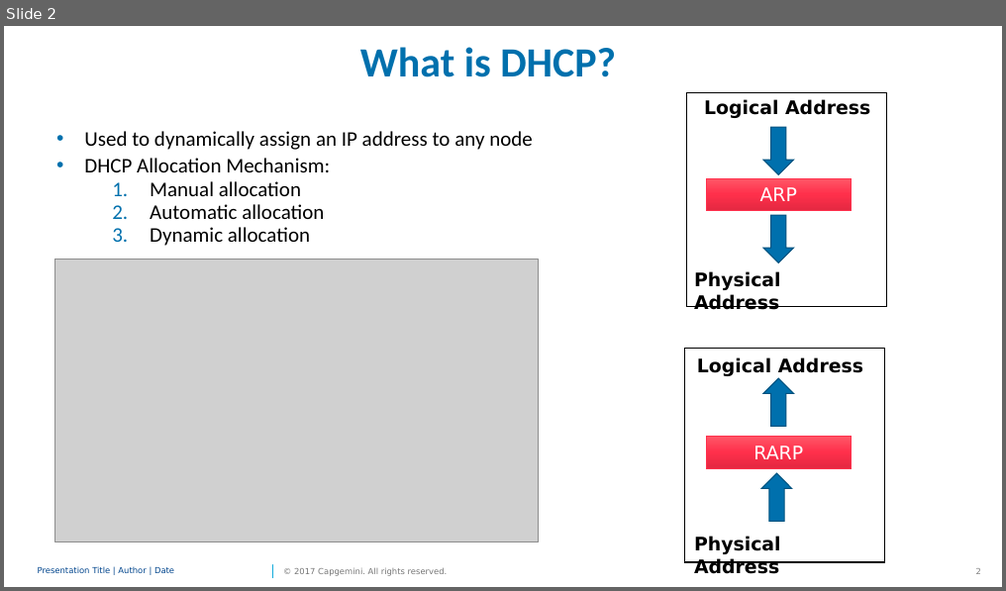
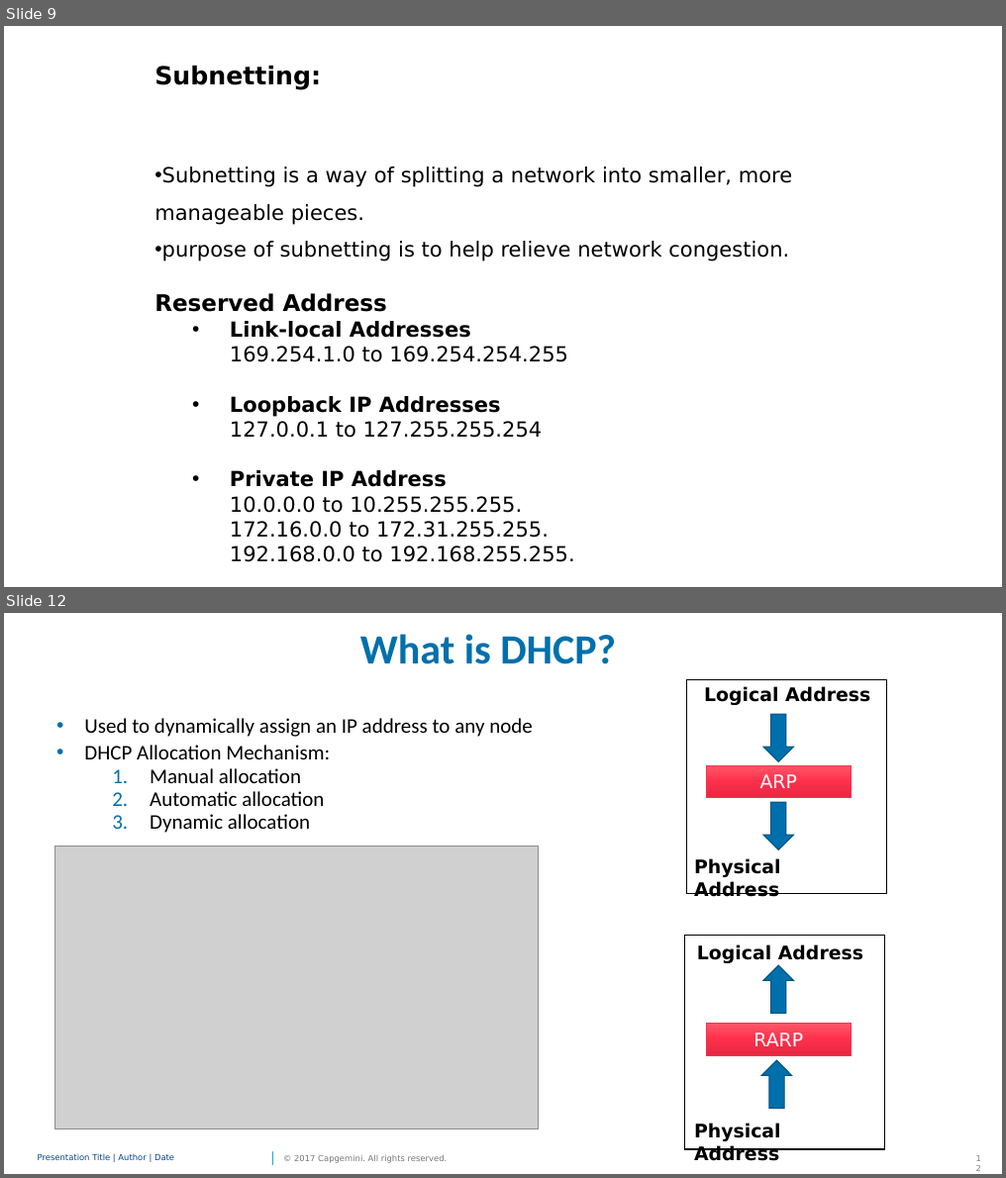
Before and after one commit to PriyalPotnis/m1, a slide deck: M1.pptx. Shown one above the other, each under a label of ours: slide 2 before the commit, slides 9 and 12 after it; the slides between them are not shown. The pictures are 1006x591 and 1006x1178 pixels, drawn with LibreOffice and Linux fonts; fonts in the diff are those of the drawing; grey boxes stand for pictures; background and template pictures are left out. Boxes give left, top, right and bottom in pixels: in the first picture for what was removed or moved away, otherwise in the second. Text is boxed around its words. In the diff, an @@ line names an element or a change of style, - is before the commit and + after.

```diff
--- a/M1.pptx
+++ b/M1.pptx
@@ slide 9 added at (4,26,1002,587), background #FFFFFF @@
@@ text added at (154,66,792,563), 20 pt, text #000000 @@
+Subnetting:
+• Subnetting is a way of splitting a network into smaller, more manageable pieces.
+• purpose of subnetting is to help relieve network congestion.
+Reserved Address
+  • Link-local Addresses
+    169.254.1.0 to 169.254.254.255
+  • Loopback IP Addresses
+    127.0.0.1 to 127.255.255.254
+  • Private IP Address
+  10.0.0.0 to 10.255.255.255.
+  172.16.0.0 to 172.31.255.255.
+  192.168.0.0 to 192.168.255.255.
@@ what was slide 2 is now slide 12 @@
```
Also in this commit, not shown: 4 slides changed, 9 other slides added.
